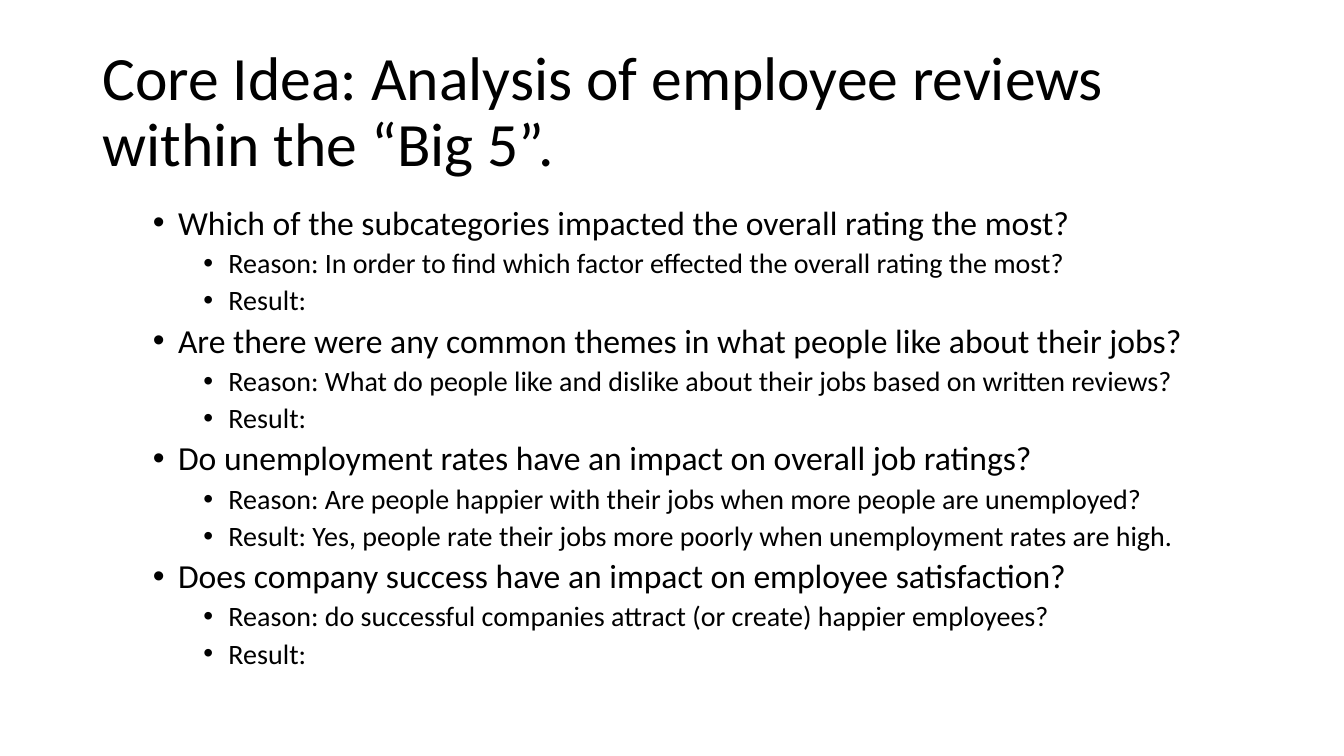
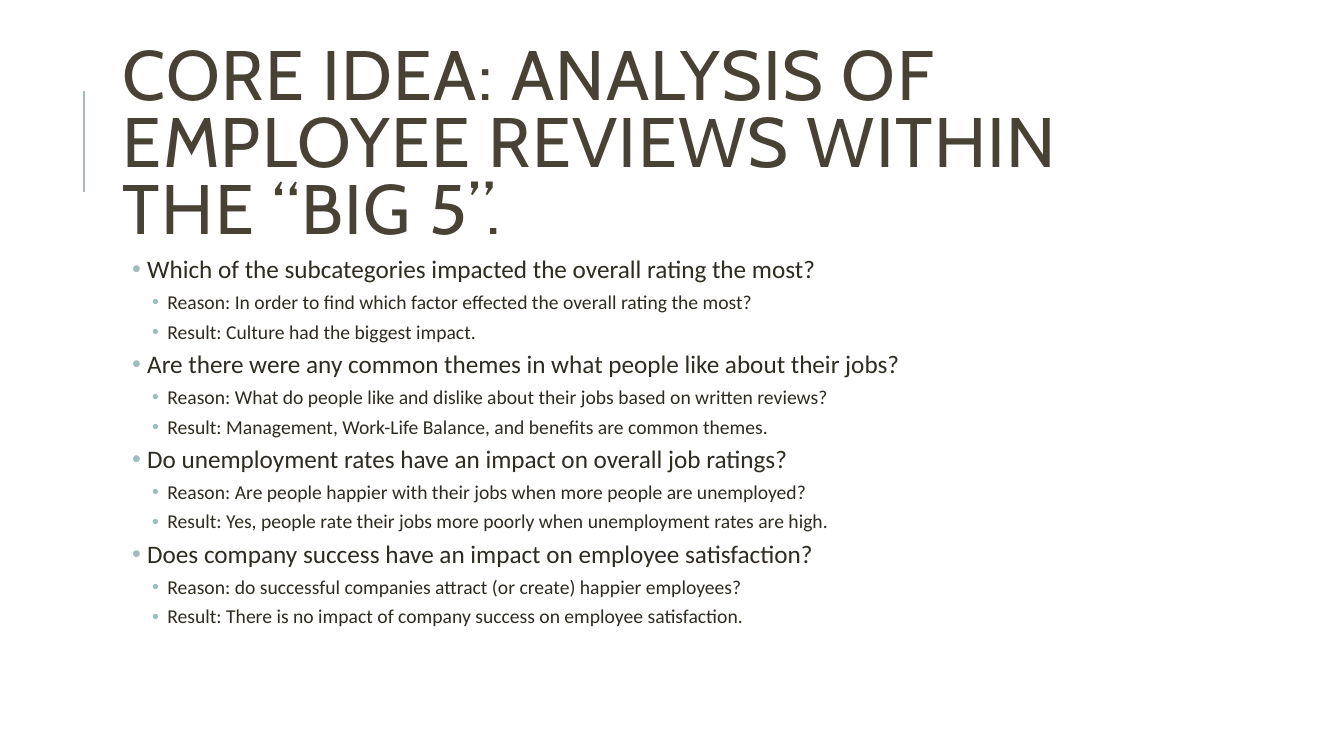
Before and after one commit to annabl38/Project_1, a slide deck: slide 2 of Happy People Presentation.pptx. Drawn at 1344x756 pixels with LibreOffice and Linux fonts; fonts in the diff are those of the drawing. Boxes give left, top, right and bottom in pixels: in the first picture for what was removed or moved away, otherwise in the second. Text is boxed around its words. In the diff, an @@ line names an element or a change of style, - is before the commit and + after.

Commit message:
powerpoint updates

```diff
--- a/Happy People Presentation.pptx
+++ b/Happy People Presentation.pptx
@@ title at (123,50,1056,235): text changed; size 44 to 50 pt; font Calibri to Cabin; text colour #000000 to #474233 @@
-Core Idea: Analysis of employee reviews within the “Big 5”.
+CORE IDEA: ANALYSIS OF EMPLOYEE REVIEWS WITHIN THE “BIG 5”.
@@ line added from (84, 192) to (84, 91), #9CBEBD 1.5 pt @@
@@ text "Which of the subcategories impacted ...": place and size @@
-text "Which of the subcategories impacted ..." at (178,211,1181,665)
+text "Which of the subcategories impacted ..." at (147,260,899,626)
@@ text at (147,260,899,597): size 24 to 18 pt in "Which of the subcategories impacted the overall ...", "Are there were any common themes in ...", "Do unemployment rates have an impact on ...", "Does company success have an impact on ..."; text colour #000000 to #2E2B21 in "Which of the subcategories impacted the overall ...", "Reason: In order to find which factor ...", "Are there were any common themes in ...", "Reason: What do people like and dislike ..." and 5 more places; size 20 to 14 pt in "Reason: In order to find which factor ...", "Reason: What do people like and dislike ...", "Reason: Are people happier with their jobs ...", "Result: Yes, people rate their jobs more ..." and 1 more places; indent changed; more space between paragraphs @@
@@ text at (167,325,476,343): text changed; size 20 to 14 pt; text colour #000000 to #2E2B21 @@
-    • Result:
+    • Result: Culture had the biggest impact.
@@ text at (167,420,768,438): text changed; size 20 to 14 pt; text colour #000000 to #2E2B21 @@
-    • Result:
+    • Result: Management, Work-Life Balance, and benefits are common themes.
@@ text at (167,609,743,626): text changed; size 20 to 14 pt; text colour #000000 to #2E2B21 @@
-    • Result:
+    • Result: There is no impact of company success on employee satisfaction.
```
Also in this commit, not shown: 5 other slides changed, 20 slides added.
